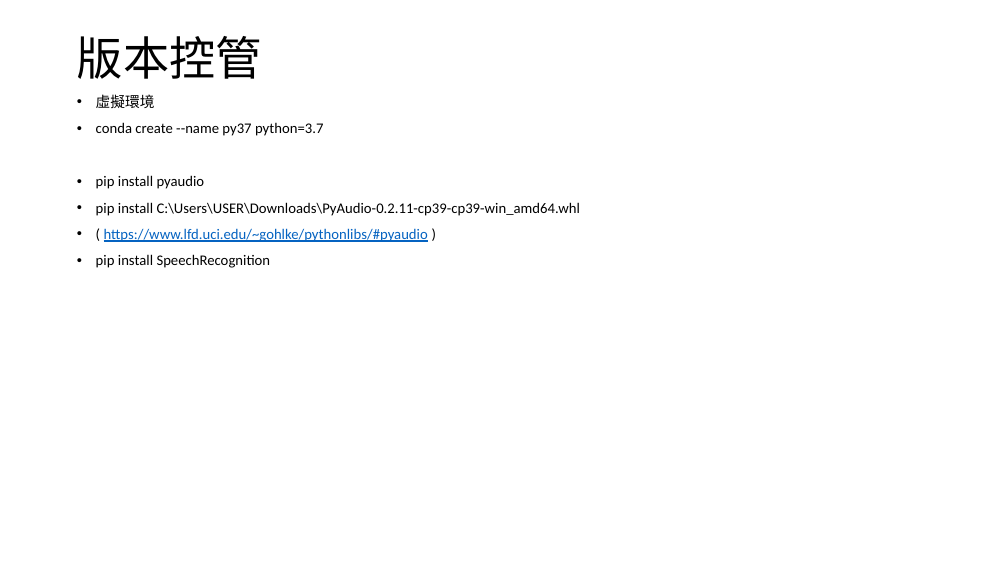
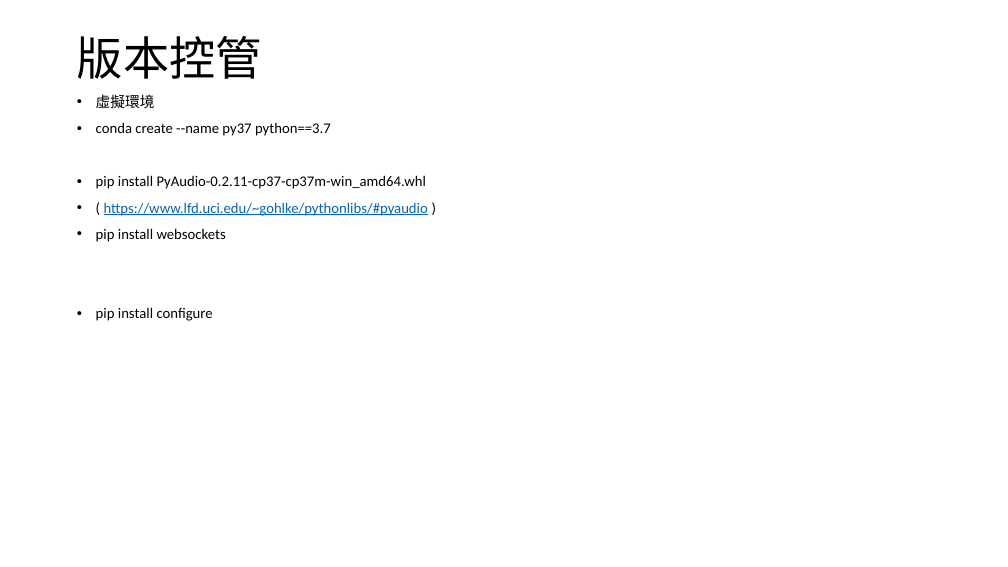
Before and after one commit to Luno82o/FinalProject-Impossible, a slide deck: slide 2 of note.pptx. Drawn at 1008x567 pixels with LibreOffice and Linux fonts; fonts in the diff are those of the drawing. Boxes give left, top, right and bottom in pixels: in the first picture for what was removed or moved away, otherwise in the second. Text is boxed around its words. In the diff, an @@ line names an element or a change of style, - is before the commit and + after.

```diff
--- a/note.pptx
+++ b/note.pptx
@@ text at box(96, 122, 426, 189): text changed @@
-• conda create --name py37 python=3.7
-• pip install pyaudio
-• pip install C:\Users\USER\Downloads\PyAudio-0.2.11-cp39-cp39-win_amd64.whl
+• conda create --name py37 python==3.7
+• pip install PyAudio-0.2.11-cp37-cp37m-win_amd64.whl
@@ text at box(96, 228, 226, 321): text changed @@
-• pip install SpeechRecognition
+• pip install websockets
+• pip install configure
```
